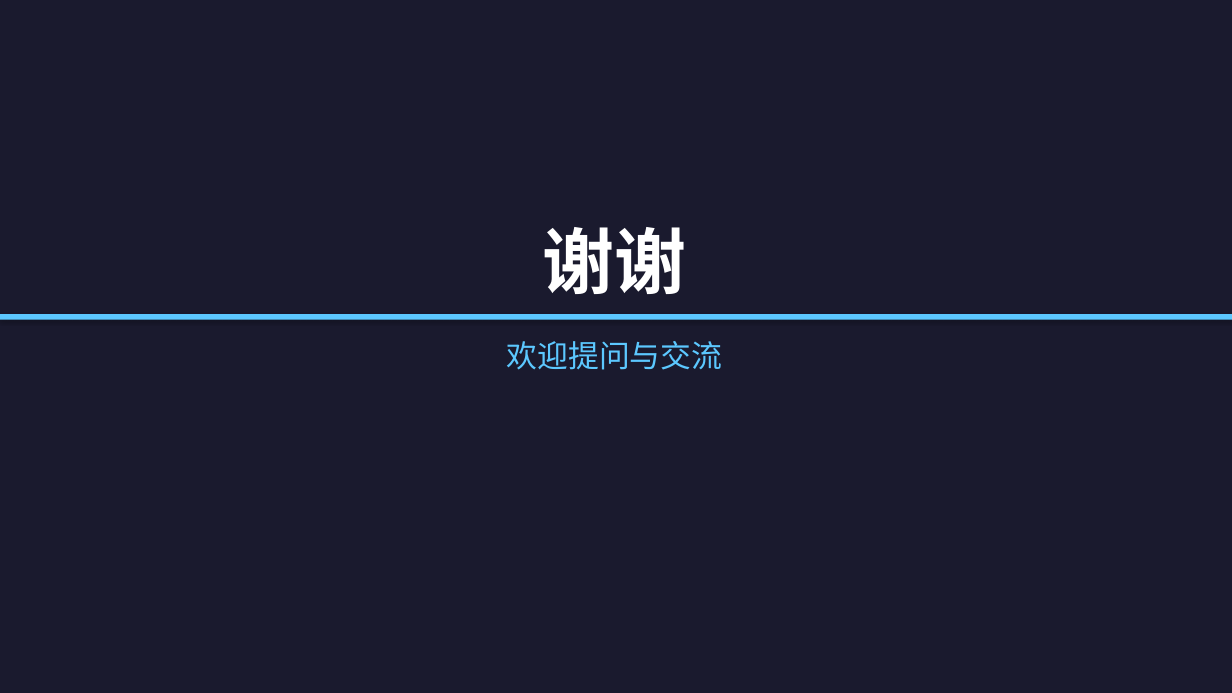
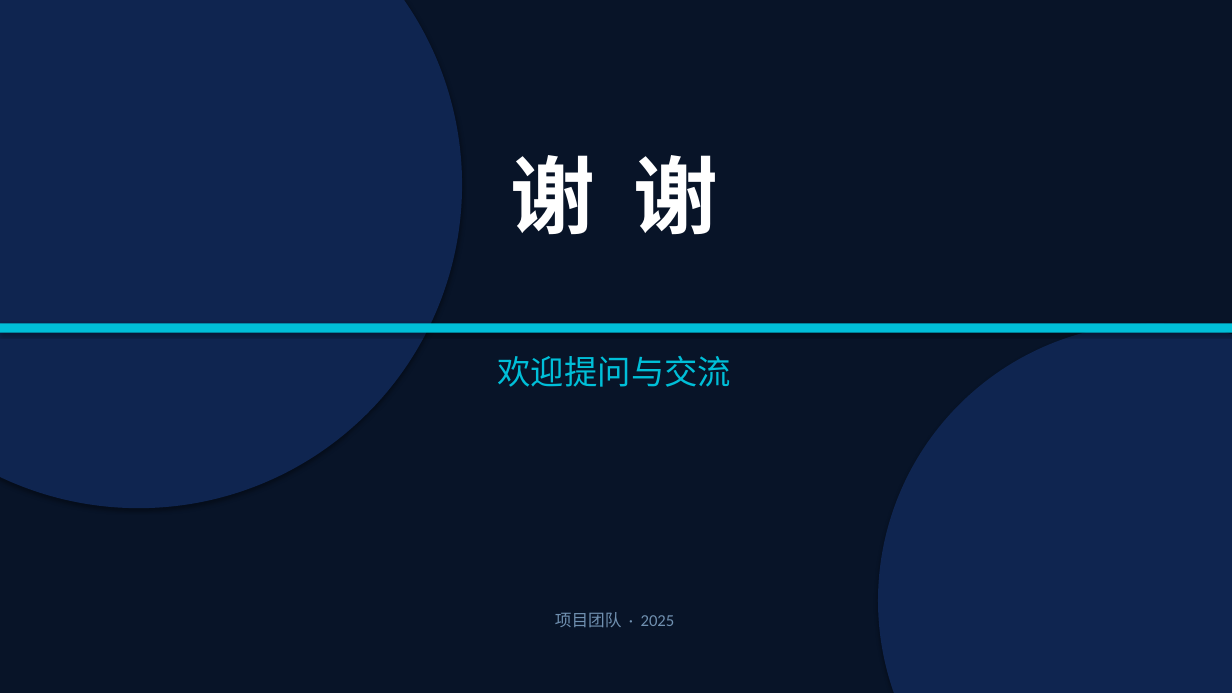
Before and after one commit to wyq0721/docs, a slide deck: slide 29 of ppt/AI项目推进汇报.pptx (slide 35 before the commit). Drawn at 1232x693 pixels with LibreOffice and Linux fonts; fonts in the diff are those of the drawing. Boxes give left, top, right and bottom in pixels: in the first picture for what was removed or moved away, otherwise in the second. Text is boxed around its words. In the diff, an @@ line names an element or a change of style, - is before the commit and + after.

```diff
--- a/ppt/AI项目推进汇报.pptx
+++ b/ppt/AI项目推进汇报.pptx
@@ rectangle at box(0, 0, 1232, 693): fill #1A1A2E to #081428 @@
@@ ellipse added at box(0, 0, 462, 508), fill #0F2550 @@
@@ text at box(511, 155, 719, 235): text changed; size 56 to 66 pt @@
-谢谢
+谢 谢
@@ rectangle: place and size @@
-rectangle at box(0, 314, 1232, 320)
+rectangle at box(0, 323, 1232, 333)
@@ rectangle at box(0, 323, 1232, 333): fill #5CC8FF to #00BFD8 @@
@@ ellipse added at box(878, 323, 1232, 693), fill #0F2550 @@
@@ text "欢迎提问与交流": place and size @@
-text "欢迎提问与交流" at box(507, 341, 723, 370)
+text "欢迎提问与交流" at box(498, 356, 732, 387)
@@ text "欢迎提问与交流" at box(498, 356, 732, 387): size 24 to 26 pt, text colour #5CC8FF to #00BFD8 @@
@@ text added at box(555, 612, 675, 628), 13 pt, text #7090B0 @@
+项目团队 · 2025
```
Also in this commit, not shown: 15 other slides changed, 13 slides added, 19 slides removed.
